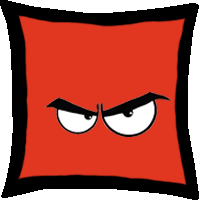
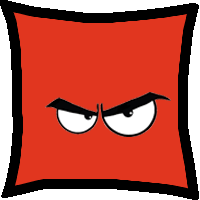
Layers edited between the first and the second 200x200 image:
hid "Layer 3" over [13, 12, 188, 189]
